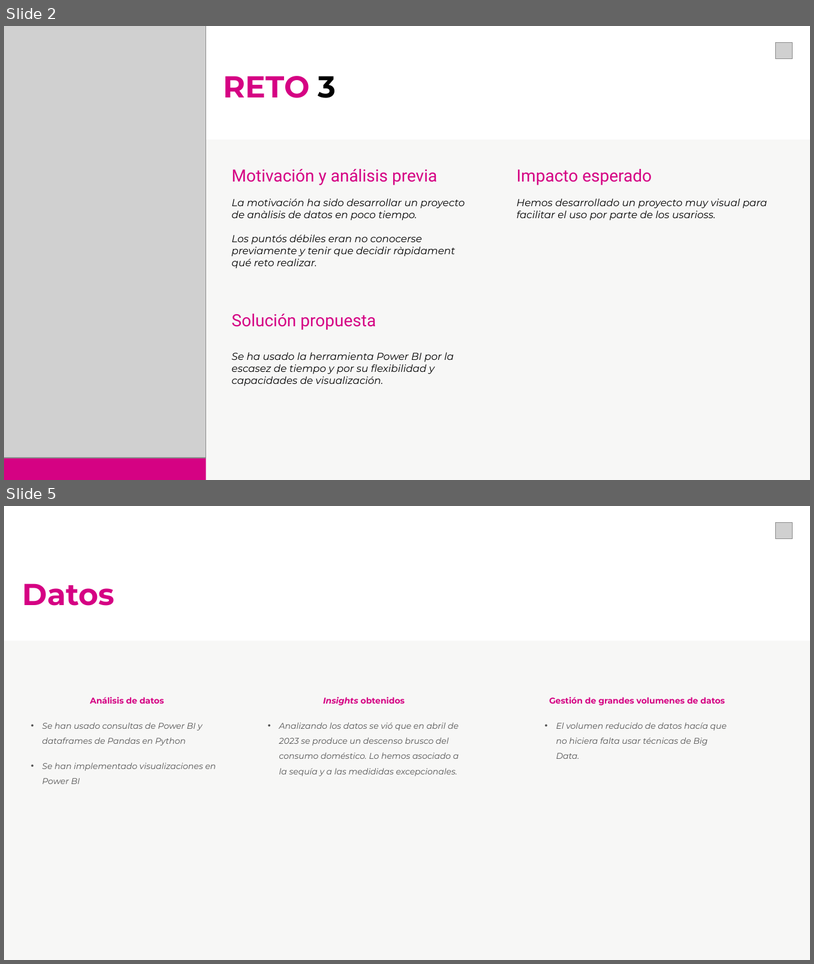
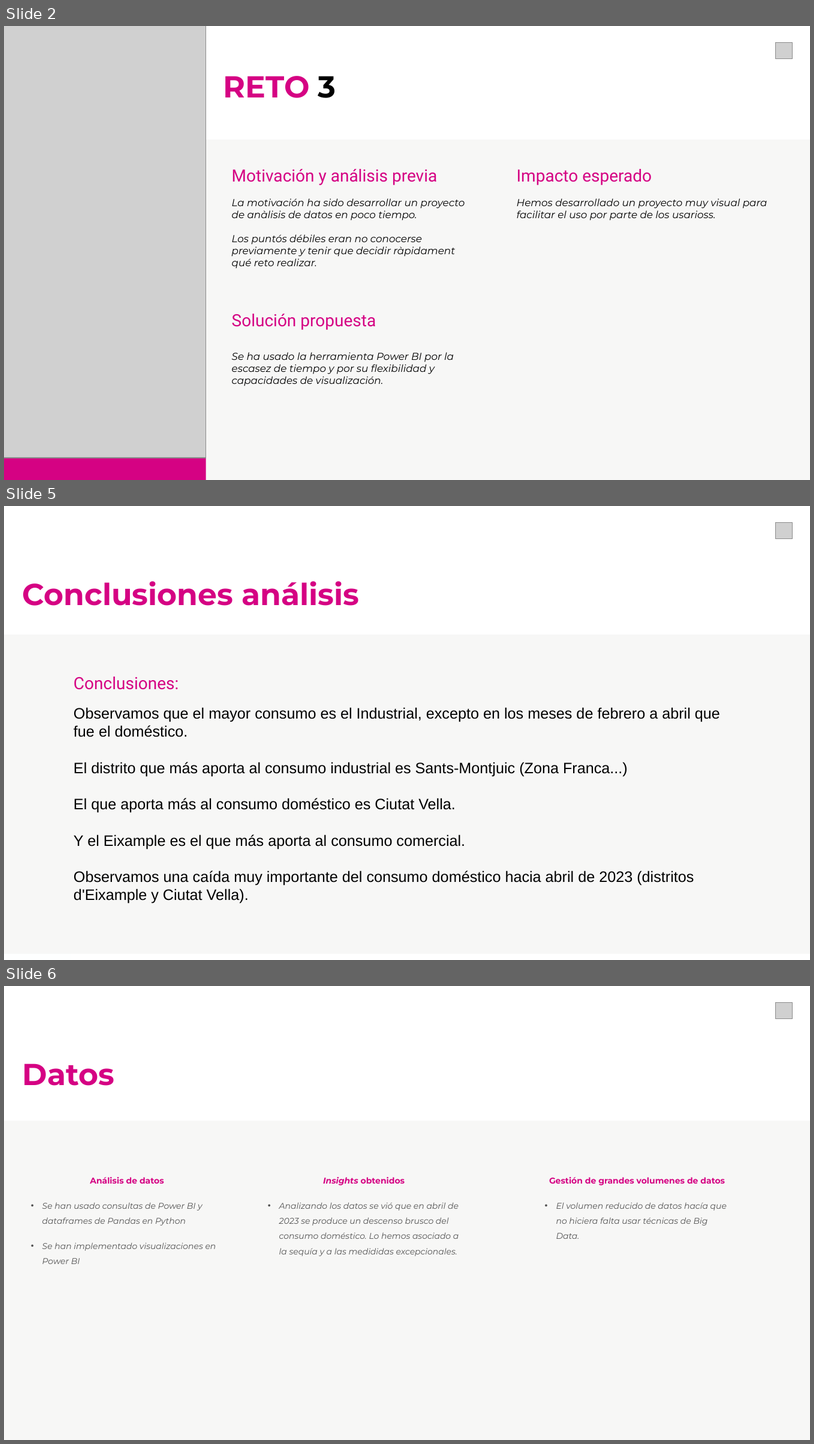
Before and after one commit to cvilafer/Datato_Equipo1_Reto3, a slide deck: Datato2025_Equipo1_Reto3.pptx. Shown one above the other, each under a label of ours: slides 2 and 5 before the commit, slides 2, 5 and 6 after it; the slides between them are not shown. The pictures are 814x964 and 814x1444 pixels, drawn with LibreOffice and Linux fonts; fonts in the diff are those of the drawing; grey boxes stand for pictures; background and template pictures are left out. Boxes give left, top, right and bottom in pixels: in the first picture for what was removed or moved away, otherwise in the second. Text is boxed around its words. In the diff, an @@ line names an element or a change of style, - is before the commit and + after.

```diff
--- a/Datato2025_Equipo1_Reto3.pptx
+++ b/Datato2025_Equipo1_Reto3.pptx
@@ slide 5 added at bbox=[4, 506, 810, 960], background #FFFFFF; not listed: 1 template element that a slide beside it also shows @@
@@ picture added at bbox=[776, 522, 793, 538] @@
@@ text added at bbox=[23, 581, 360, 606], 36 pt, text #D50283, bold @@
+Conclusiones análisis
@@ rectangle added at bbox=[4, 634, 810, 953], fill #F7F7F6 @@
@@ text added at bbox=[74, 676, 720, 903], 18 pt, text #000000 @@
+Conclusiones:
+Observamos que el mayor consumo es el Industrial, excepto en los meses de febrero a abril que fue el doméstico.
+El distrito que más aporta al consumo industrial es Sants-Montjuic (Zona Franca...)
+El que aporta más al consumo doméstico es Ciutat Vella.
+Y el Eixample es el que más aporta al consumo comercial.
+Observamos una caída muy importante del consumo doméstico hacia abril de 2023 (distritos d'Eixample y Ciutat Vella).
@@ what was slide 5 is now slide 6 @@
```
Also in this commit, not shown: 2 other slides added, 2 slides removed.
